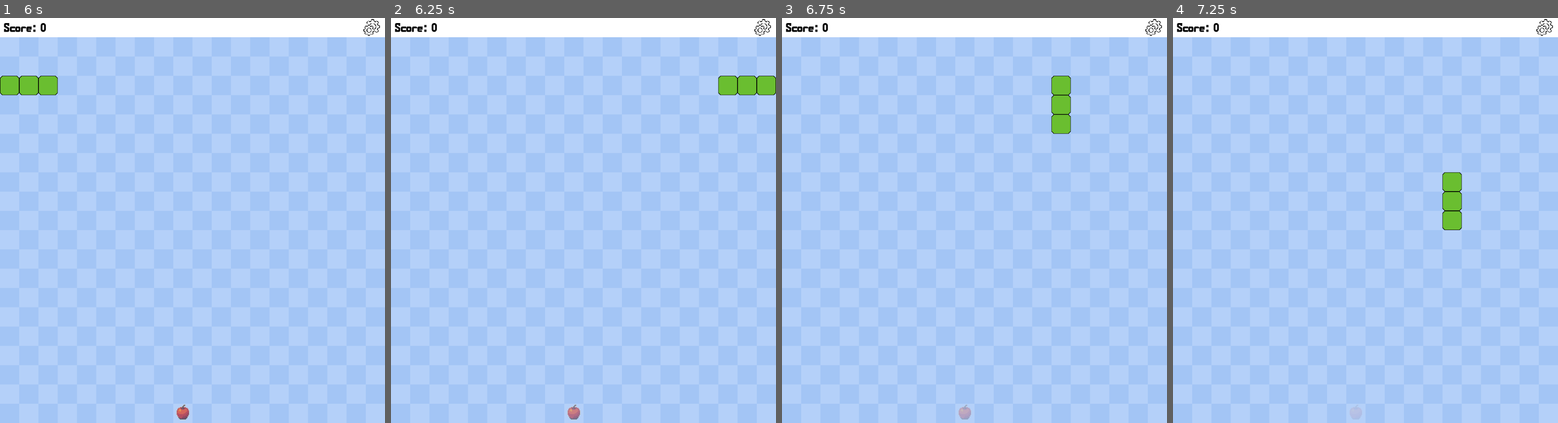
Above: before the commit, frames 1-4 (left to right).
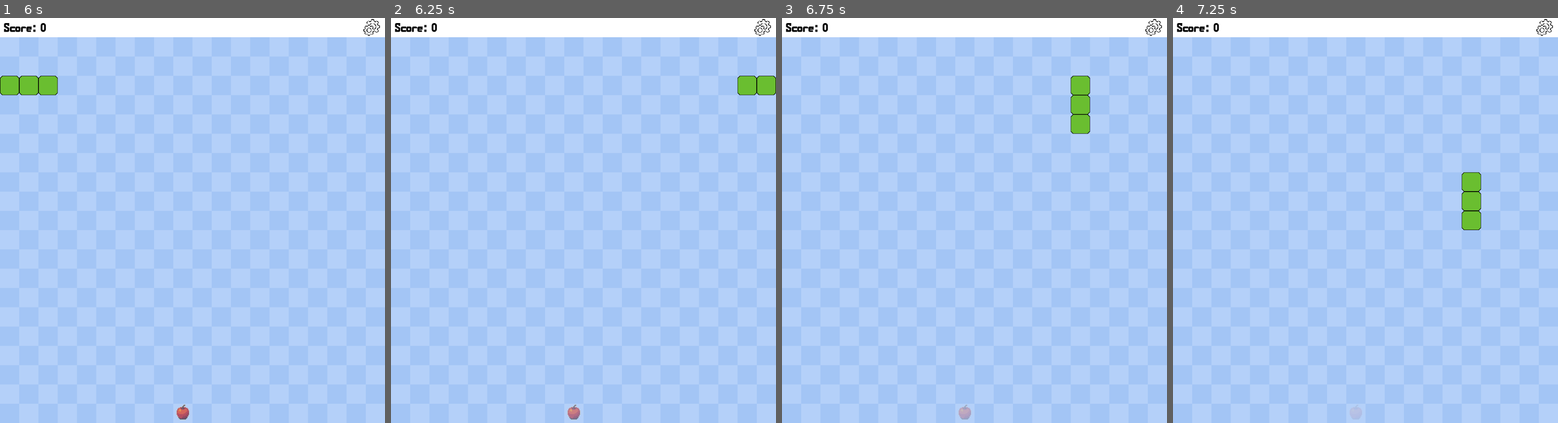
Above: after the commit, the same moments.

Repository: NathanGavenski/Snake
Game: Godot game, scene res://scenes/main.tscn
Two runs of this game, one before a commit and one after it. Both use one fixed random seed, a clock stepped at 60 frames per second and the inputs below.
Inputs (mouse positions are in pixels of both pictures, inside the frame that each line leads up to):
- Up to frame 1 (6 s): tap Enter at 0.5 s; hold W (move_up) 0.53-1.25 s; click (373, 26) at 1.25 s; click (231, 94) at 2 s; click (231, 119) at 2.75 s; click "X" at 3.5 s; tap Space at 4.25 s; hold W (move_up) 4.28-5.03 s; hold A (move_left) from 5.03 s (still down)
- Up to frame 2 (6.25 s): keep holding A (move_left)
- Up to frame 3 (6.75 s): release A (move_left) at 6.53 s; hold S (move_down) from 6.53 s (still down)
- Up to frame 4 (7.25 s): keep holding S (move_down)

Frame 1 is identical in both runs. In frame 2, 0.2% of the frame differs, in the area x 84-91%, y 14-20%; in frame 3, 1.4%, in the area x 69-81%, y 14-29%; in frame 4, 1.4%.

Commit message:
Add reverse apple

Diff:
--- a/project.godot
+++ b/project.godot
@@ -26,22 +26,22 @@
 [input]
 
 move_down={
-"deadzone": 0.2,
+"deadzone": 0.0,
 "events": [Object(InputEventKey,"resource_local_to_scene":false,"resource_name":"","device":-1,"window_id":0,"alt_press …(192 unchanged characters)…
 ]
 }
 move_up={
-"deadzone": 0.2,
+"deadzone": 0.0,
 "events": [Object(InputEventKey,"resource_local_to_scene":false,"resource_name":"","device":-1,"window_id":0,"alt_press …(192 unchanged characters)…
 ]
 }
 move_left={
-"deadzone": 0.2,
+"deadzone": 0.0,
 "events": [Object(InputEventKey,"resource_local_to_scene":false,"resource_name":"","device":-1,"window_id":0,"alt_press …(191 unchanged characters)…
 ]
 }
 move_right={
-"deadzone": 0.2,
+"deadzone": 0.0,
 "events": [Object(InputEventKey,"resource_local_to_scene":false,"resource_name":"","device":-1,"window_id":0,"alt_press …(192 unchanged characters)…
 ]
 }
--- a/scenes/main.tscn
+++ b/scenes/main.tscn
@@ -1,17 +1,17 @@
 [gd_scene load_steps=8 format=3 uid="uid://2i7svhfvkx0q"]
 
 [ext_resource type="Script" uid="uid://cr2xeqiyary4m" path="res://scripts/main.gd" id="1_0wfyh"]
-[ext_resource type="PackedScene" uid="uid://bnl24mkh7vic3" path="res://scenes/snake_segment.tscn" id="2_jyhfs"]
 [ext_resource type="Texture2D" uid="uid://cj0xvfngqduxs" path="res://assets/bg.png" id="2_sugp2"]
 [ext_resource type="PackedScene" uid="uid://df7qwhlqokkrs" path="res://scenes/apple.tscn" id="3_o6xl0"]
 [ext_resource type="PackedScene" uid="uid://ckl2tdj8mut0o" path="res://scenes/hud.tscn" id="3_sugp2"]
+[ext_resource type="PackedScene" uid="uid://bxpfc5kpv55xj" path="res://scenes/snake.tscn" id="4_o6xl0"]
 [ext_resource type="PackedScene" uid="uid://blx1ighgeifbe" path="res://scenes/menu_layer.tscn" id="6_o6xl0"]
 [ext_resource type="PackedScene" uid="uid://ygog6uf2qls2" path="res://scenes/game_over_menu.tscn" id="6_tefeu"]
 
 [node name="Main" type="Node"]
 script = ExtResource("1_0wfyh")
-snake_scene = ExtResource("2_jyhfs")
 apple_scene = ExtResource("3_o6xl0")
+snake_scene = ExtResource("4_o6xl0")
 
 [node name="MoveTimer" type="Timer" parent="."]
 wait_time = 0.1
--- /dev/null
+++ b/scenes/snake.tscn
@@ -0,0 +1,6 @@
+[gd_scene load_steps=2 format=3 uid="uid://bxpfc5kpv55xj"]
+
+[ext_resource type="Script" uid="uid://nn8jdtynfvb3" path="res://scripts/snake.gd" id="1_a5f6l"]
+
+[node name="Snake" type="Node2D"]
+script = ExtResource("1_a5f6l")
--- a/scenes/snake_segment.tscn
+++ b/scenes/snake_segment.tscn
@@ -1,11 +1,13 @@
-[gd_scene load_steps=3 format=3 uid="uid://bnl24mkh7vic3"]
+[gd_scene load_steps=4 format=3 uid="uid://bnl24mkh7vic3"]
 
 [ext_resource type="Texture2D" uid="uid://c2n3i2c2phelr" path="res://assets/snake.png" id="1_1sg3p"]
+[ext_resource type="Script" uid="uid://bvaovexsybwtf" path="res://scripts/snake_segment.gd" id="1_h8cp3"]
 
 [sub_resource type="RectangleShape2D" id="RectangleShape2D_h8cp3"]
 size = Vector2(50, 50)
 
-[node name="Snake" type="CharacterBody2D" groups=["snake"]]
+[node name="snake_segment" type="CharacterBody2D" groups=["snake"]]
+script = ExtResource("1_h8cp3")
 
 [node name="Sprite2D" type="Sprite2D" parent="."]
 texture_filter = 1
--- a/scripts/apple.gd
+++ b/scripts/apple.gd
@@ -7,7 +7,9 @@
 var bad_apple = preload("res://assets/apples/DirtApple.png")
 var reverse_apple = preload("res://assets/apples/MagentaApple.png")
 
+var grid_position: Vector2 = Vector2(0, 0)
 var current_apple: int
+var offset: Vector2 = Vector2(0, 0)
 
 func _ready() -> void:
 	$Sprite2D.texture = self.apple
@@ -15,12 +17,15 @@
 
 func pick_apple() -> void:
 	var odds = randi_range(0, 100)
-	if odds >= 85 and odds < 95:
+	if odds >= 82 and odds < 92:
 		$Sprite2D.texture = self.bad_apple
 		self.current_apple = self.apple_type.BAD_APPLE
-	elif odds >= 95:
+	elif odds >= 92 and odds < 98:
 		$Sprite2D.texture = self.good_apple
 		self.current_apple = self.apple_type.GOOD_APPLE
+	elif odds >= 98:
+		$Sprite2D.texture = self.reverse_apple
+		self.current_apple = self.apple_type.REVERSE_APPLE
 	else:
 		$Sprite2D.texture = self.apple
 		self.current_apple = self.apple_type.APPLE
--- a/scripts/main.gd
+++ b/scripts/main.gd
@@ -1,7 +1,7 @@
 extends Node
 
+@export var apple_scene: PackedScene
 @export var snake_scene: PackedScene
-@export var apple_scene: PackedScene
 
 var score: int
 var game_started: bool = false
@@ -9,26 +9,20 @@
 var cells: int = 20
 var cell_size: int = 50
 
-var old_data: Array
-var snake_data: Array
-var snake: Array
-var snake_offset: Vector2
-
-var start_pos = Vector2(9, 9)
 var up = Vector2(0, -1)
 var down = Vector2(0, 1)
 var left = Vector2(-1, 0)
 var right = Vector2(1, 0)
-var move_direction: Vector2
-var can_move: bool = true
+var reverse_direction = {self.up: self.down, self.down: self.up, self.left: self.right, self.right: self.left}
+var move_direction: Vector2 = Vector2(0, 0)
 
 var food: Node2D
-var apple_offset: Vector2
-var food_pos: Vector2
 var food_vanish: bool = true
 var food_timeout: int = 40
 var food_time: int = 0
-var animation: Tween
+
+var snake: Node2D
+var start_pos = Vector2(9, 9)
 
 func _ready() -> void:
 	self.new_game()
@@ -43,59 +37,38 @@
 	self.score = 0
 	self.move_direction = self.up
 	self.update_score(0)
-	self.generate_snake()
+	self.spawn_snake()
 	self.spawn_food()
 
 func update_score(new_score: int) -> void:
 	self.score = new_score
 	$Hud.get_node("ScoreLabel").text = "Score: " + str(new_score)
 
-func generate_snake() -> void:
-	self.old_data.clear()
-	self.snake_data.clear()
-	self.snake.clear()
-
-	for i in range(3):
-		self.add_segment(self.start_pos + Vector2(0, i))
-
-func add_segment(pos: Vector2) -> void:
-	self.snake_data.append(pos)
-	var snake_segment = self.snake_scene.instantiate()
-	var sprite = snake_segment.get_node("Sprite2D")
-	var true_size = sprite.texture.get_size() * sprite.scale
-	var center = true_size / 2
-	var offset = floor((Vector2(self.cell_size, self.cell_size) - true_size) / 2)
-	self.snake_offset = offset + center
-
-	snake_segment.position = (pos * self.cell_size) + Vector2(0, self.cell_size)
-	snake_segment.position += self.snake_offset
-
-	add_child(snake_segment)
-	self.snake.append(snake_segment)
-
-func _process(_delta: float) -> void:
-	self.move_snake()
+func spawn_snake() -> void:
+	self.snake = self.snake_scene.instantiate()
+	self.snake.generate_snake(self.start_pos, self.cell_size, self.cells)
+	add_child(snake)
 
 func move_snake() -> void:
-	if self.can_move:
+	if self.snake.can_move:
 		if Input.is_action_just_pressed("move_down") and move_direction != self.up:
 			self.move_direction = self.down
-			self.can_move = false
+			self.snake.can_move = false
 			if not self.game_started:
 				self.start_game()
 		if Input.is_action_just_pressed("move_up") and move_direction != self.down:
 			self.move_direction = self.up
-			self.can_move = false
+			self.snake.can_move = false
 			if not self.game_started:
 				self.start_game()
 		if Input.is_action_just_pressed("move_left") and move_direction != self.right:
 			self.move_direction = self.left
-			self.can_move = false
+			self.snake.can_move = false
 			if not self.game_started:
 				self.start_game()
 		if Input.is_action_just_pressed("move_right") and move_direction != self.left:
 			self.move_direction = self.right
-			self.can_move = false
+			self.snake.can_move = false
 			if not self.game_started:
 				self.start_game()
 
@@ -106,22 +79,16 @@
 
 func finish_game() -> bool:
 	var out_of_bound = self.check_out_of_bounds()
-	var eaten = self.check_self_eaten()
+	var eaten = self.snake.check_self_eaten()
 	return out_of_bound or eaten
 
 func check_out_of_bounds() -> bool:
 	if not $MenuLayer.borderless:
-		var _down = self.snake_data[0].x < 0
-		var _up = self.snake_data[0].x > self.cells - 1
-		var _left = self.snake_data[0].y < 0
-		var _right = self.snake_data[0].y > self.cells - 1
+		var _down = self.snake.segments[0].grid_position.x < 0
+		var _up = self.snake.segments[0].grid_position.x  > self.cells - 1
+		var _left = self.snake.segments[0].grid_position.y < 0
+		var _right = self.snake.segments[0].grid_position.y > self.cells - 1
 		return _down or _up or _left or _right
-	return false
-
-func check_self_eaten() -> bool:
-	for i in range(1, len(self.snake_data)):
-		if self.snake_data[0] == self.snake_data[i]:
-			return true
 	return false
 
 func end_game() -> void:
@@ -140,32 +107,12 @@
 		var true_size = sprite.texture.get_size() * sprite.scale
 		var center = true_size / 2
 		var offset = floor((Vector2(self.cell_size, self.cell_size) - true_size) / 2)
-		self.apple_offset = offset + center
+		self.food.offset = offset + center
 
 		# Set signals
 		self.food.body_entered.connect(self.check_food_eaten)
 		add_child(self.food)
 	self.move_food()
-
-func move_food() -> void:
-	self.food.modulate.a = 0
-	var _food_pos = Vector2(randi_range(0, self.cells - 1), randi_range(0, self.cells - 1))
-	for i in self.snake_data:
-		if _food_pos == i:
-			return self.move_food()
-
-	if _food_pos == self.food_pos:
-		return self.move_food()
-
-	if $MenuLayer.get_different_apples() :
-		self.food.pick_apple()
-
-	self.food.position = (_food_pos * self.cell_size) + Vector2(0, self.cell_size)
-	self.food.position += self.apple_offset
-	self.food_pos = _food_pos
-
-	self.food_time = 0
-	self.food.modulate.a = 1
 
 func check_food_eaten(body: Node2D) -> bool:
 	if body.is_in_group("snake"):
@@ -173,22 +120,43 @@
 			if self.food.current_apple == self.food.apple_type.GOOD_APPLE:
 				self.update_score(self.score + 1)
 			elif self.food.current_apple == self.food.apple_type.BAD_APPLE:
-				self.add_segment(self.old_data[-1])
+				self.snake.add_segment(self.snake.segments[-1].grid_position)
+			elif self.food.current_apple == self.food.apple_type.REVERSE_APPLE:
+				self.update_score(self.score + 1)
+				var direction = self.reverse_direction[self.snake.segments[-1].get_direction()]
+				self.snake.add_segment(self.snake.segments[-1].grid_position)
+				self.snake.revert()
+				self.move_direction = direction
 			else:
 				self.update_score(self.score + 1)
-				self.add_segment(self.old_data[-1])
+				self.snake.add_segment(self.snake.segments[-1].grid_position)
 		else:
 			self.update_score(self.score + 1)
-			self.add_segment(self.old_data[-1])
+			self.snake.add_segment(self.snake.segments[-1].grid_position)
 
 		self.move_food()
 		return true
 	return false
 
-func sigmoid(x: float, steepness: int = 10) -> float:
-	var x_norm = (x - 0) / (self.food_timeout - 0)
-	var sig = 1 / (1 + exp(-steepness * (x_norm - 0.5)))
-	return sig
+func move_food() -> void:
+	self.food.modulate.a = 0
+	var _food_pos = Vector2(randi_range(0, self.cells - 1), randi_range(0, self.cells - 1))
+	for segments in self.snake.segments:
+		if _food_pos == segments.grid_position:
+			return self.move_food()
+
+	if _food_pos == self.food.grid_position:
+		return self.move_food()
+
+	if $MenuLayer.get_different_apples() :
+		self.food.pick_apple()
+
+	self.food.position = (_food_pos * self.cell_size) + Vector2(0, self.cell_size)
+	self.food.position += self.food.offset
+	self.food.grid_position = _food_pos
+
+	self.food_time = 0
+	self.food.modulate.a = 1
 
 func tick_food() -> void:
 	if self.food_time == self.food_timeout:
@@ -198,27 +166,12 @@
 	self.food.modulate.a = alpha
 	self.food_time += 1
 
+func _on_update_score(new_score: int) -> void:
+	self.update_score(new_score)
+	self.move_food()
+
 func _on_move_timer_timeout() -> void:
-	can_move = true
-	self.old_data = [] + self.snake_data
-	self.snake_data[0] += self.move_direction
-
-	if $MenuLayer.borderless:
-		if self.snake_data[0].x < 0:
-			self.snake_data[0].x = self.cells - 1
-		elif self.snake_data[0].x >= self.cells:
-			self.snake_data[0].x = 0
-
-		if self.snake_data[0].y < 0:
-			self.snake_data[0].y = self.cells - 1
-		elif self.snake_data[0].y >= self.cells:
-			self.snake_data[0].y = 0
-
-	for i in range(len(self.snake_data)):
-		if i > 0:
-			self.snake_data[i] = self.old_data[i - 1]
-		self.snake[i].position = (self.snake_data[i] * self.cell_size) + Vector2(0, self.cell_size)
-		self.snake[i].position += self.snake_offset
+	self.snake.move(self.move_direction, $MenuLayer.borderless)
 
 	if self.finish_game():
 		self.end_game()
@@ -241,3 +194,11 @@
 	$MenuLayer.hide()
 	self.game_started = false
 	new_game()
+
+func _process(_delta: float) -> void:
+	self.move_snake()
+
+func sigmoid(x: float, steepness: int = 10) -> float:
+	var x_norm = (x - 0) / (self.food_timeout - 0)
+	var sig = 1 / (1 + exp(-steepness * (x_norm - 0.5)))
+	return sig
--- a/scripts/menu_layer.gd
+++ b/scripts/menu_layer.gd
@@ -1,7 +1,6 @@
 extends CanvasLayer
 
 signal menu_exit
-signal restart
 
 var food_status: bool = false
 var borderless: bool = false
--- /dev/null
+++ b/scripts/snake.gd
@@ -0,0 +1,78 @@
+extends Node
+
+var segment: PackedScene = preload("res://scenes/snake_segment.tscn")
+
+var old_data: Array
+var segments: Array
+
+var can_move: bool = true
+var snake_offset: Vector2
+var cell_size: int
+var cells: int
+
+func _ready() -> void:
+	pass
+
+func generate_snake(start_pos: Vector2, _cell_size: int, _cells: int) -> void:
+	self.old_data.clear()
+	self.segments.clear()
+	self.cell_size = _cell_size
+	self.cells = _cells
+
+	for i in range(3):
+		self.add_segment(start_pos + Vector2(0, i))
+
+	self.segments[0].head = true
+	self.segments[-1].tail = true
+
+func add_segment(pos: Vector2) -> void:
+	var snake_segment = self.segment.instantiate()
+	var sprite = snake_segment.get_node("Sprite2D")
+	var true_size = sprite.texture.get_size() * sprite.scale
+	var center = true_size / 2
+	var offset = floor((Vector2(self.cell_size, self.cell_size) - true_size) / 2)
+	self.snake_offset = offset + center
+
+	snake_segment.position = (pos * self.cell_size) + Vector2(0, self.cell_size)
+	snake_segment.position += self.snake_offset
+	snake_segment.grid_position = pos
+
+	call_deferred("add_child", snake_segment)
+	self.segments.append(snake_segment)
+
+	if len(self.segments) > 1:
+		var index = len(self.segments) - 1
+		self.segments[index - 1].tail = false
+		self.segments[index - 1].next = snake_segment
+		self.segments[index].previous = self.segments[index - 1]
+
+func move(direction: Vector2, borderless: bool) -> void:
+	self.can_move = true
+
+	for i in range(len(self.segments) - 1, 0, -1):
+		self.segments[i].move()
+	self.segments[0].move_head(direction, self.cell_size, self.snake_offset)
+
+	if borderless:
+		if self.segments[0].grid_position.x < 0:
+			self.segments[0].grid_position.x = self.cells
+		elif self.segments[0].grid_position.x == self.cells:
+			self.segments[0].grid_position.x = -1
+
+		if self.segments[0].grid_position.y < 0:
+			self.segments[0].grid_position.y = self.cells
+		elif self.segments[0].grid_position.y == self.cells:
+			self.segments[0].grid_position.y = -1
+
+func check_self_eaten() -> bool:
+	for i in range(1, len(self.segments)):
+		if self.segments[0].grid_position == self.segments[i].grid_position:
+			return true
+	return false
+
+func revert() -> void:
+	self.segments.reverse()
+	for single_segment in self.segments:
+		single_segment.revert()
+	self.segments[0].set_head()
+	self.segments[-1].set_tail()
--- /dev/null
+++ b/scripts/snake_segment.gd
@@ -0,0 +1,33 @@
+extends CharacterBody2D
+
+var previous: CharacterBody2D = null
+var next: CharacterBody2D = null
+var head: bool = false
+var tail: bool = false
+var grid_position: Vector2
+
+func revert() -> void:
+	var old = self.previous
+	self.previous = self.next
+	self.next = old
+
+func move() -> void:
+	self.position = self.previous.position
+	self.grid_position = self.previous.grid_position
+
+func move_head(direction: Vector2, cell_size: int, offset: Vector2) -> void:
+	if self.head:
+		self.grid_position += direction
+		self.position = (self.grid_position * cell_size) + Vector2(0, cell_size)
+		self.position += offset
+
+func set_head() -> void:
+	self.head = true
+	self.tail = false
+
+func set_tail() -> void:
+	self.tail = true
+	self.head = false
+
+func get_direction() -> Vector2:
+	return self.previous.grid_position - self.grid_position
Not shown, added: scripts/snake.gd.uid
Not shown, added: scripts/snake_segment.gd.uid
